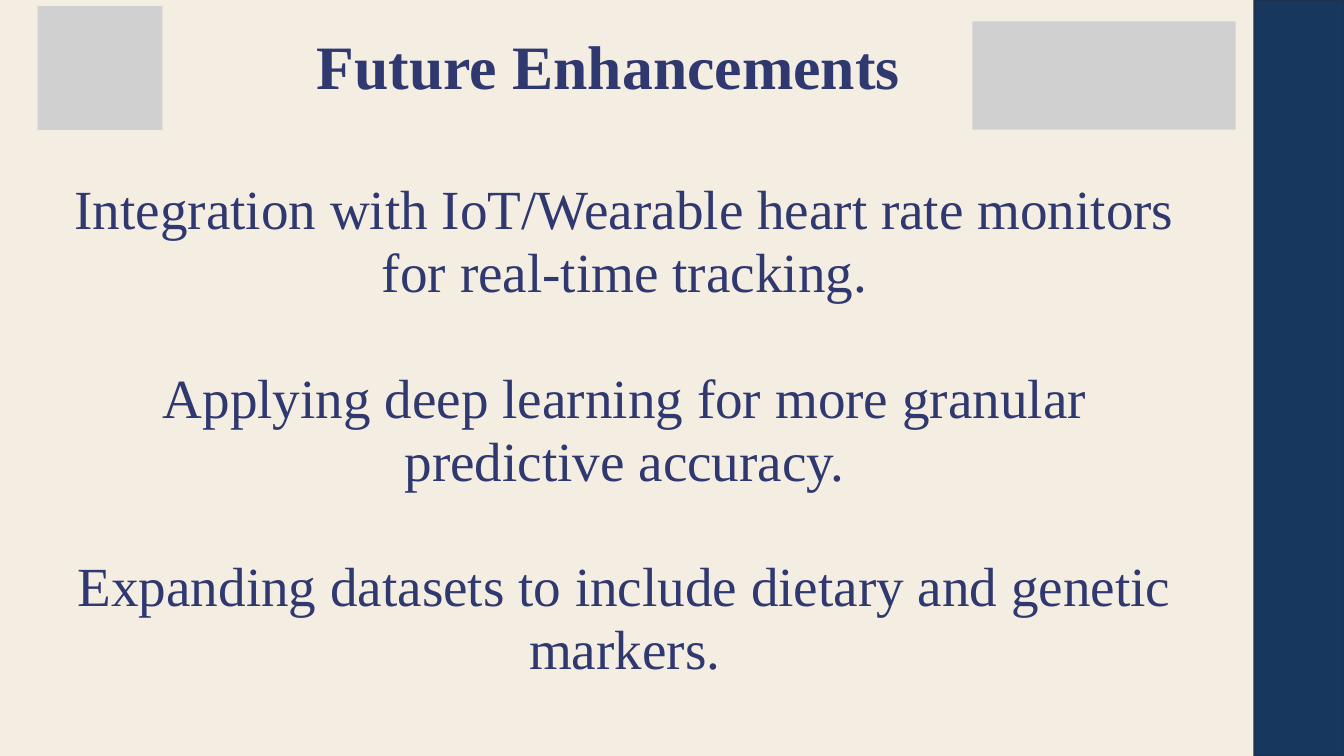
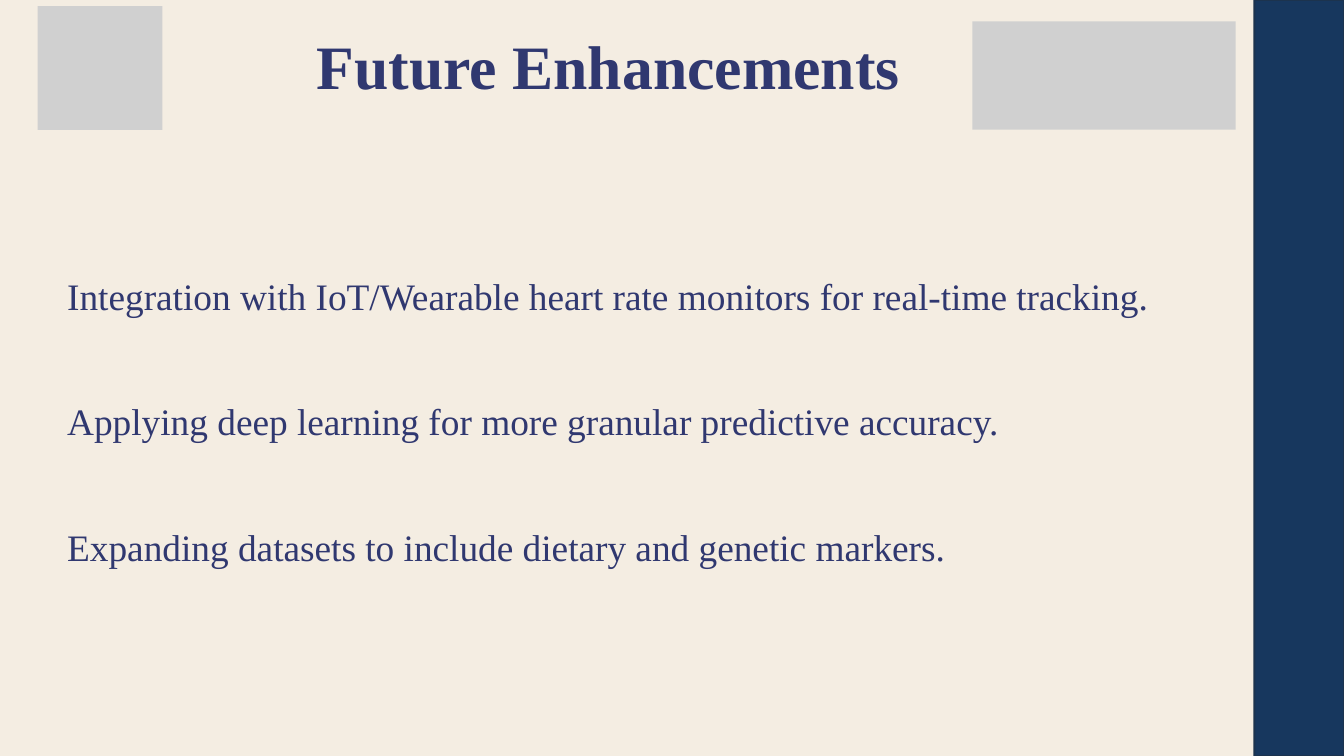
Before and after one commit to 24BAD405-Nishanth/24ADI204_DSV_Team14, a slide deck: slide 18 of FinalPresentation/Team-14-DSV.pptx. Drawn at 1344x756 pixels with LibreOffice and Linux fonts; fonts in the diff are those of the drawing; grey boxes stand for pictures. Boxes give left, top, right and bottom in pixels: in the first picture for what was removed or moved away, otherwise in the second. Text is boxed around its words. In the diff, an @@ line names an element or a change of style, - is before the commit and + after.

```diff
--- a/FinalPresentation/Team-14-DSV.pptx
+++ b/FinalPresentation/Team-14-DSV.pptx
@@ text "Integration with IoT/Wearable heart rate ...": place and size @@
-text "Integration with IoT/Wearable heart rate ..." at bbox=[74, 190, 1173, 670]
+text "Integration with IoT/Wearable heart rate ..." at bbox=[67, 283, 1147, 568]
@@ text "Integration with IoT/Wearable heart rate ..." at bbox=[67, 283, 1147, 568]: size 59.1 to 40 pt; alignment centre to justified @@
```
Also in this commit, not shown: 16 other slides changed.
